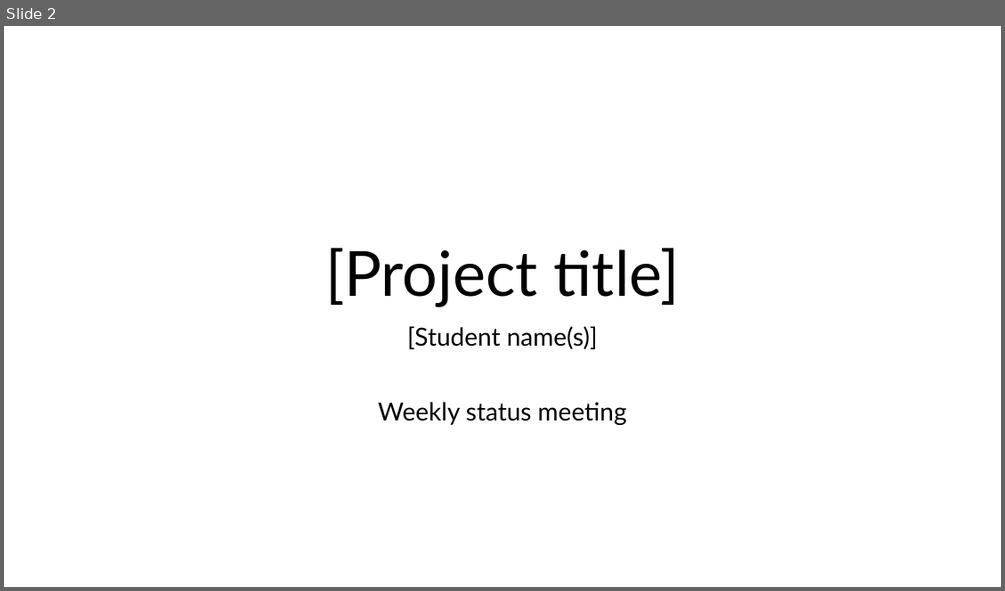
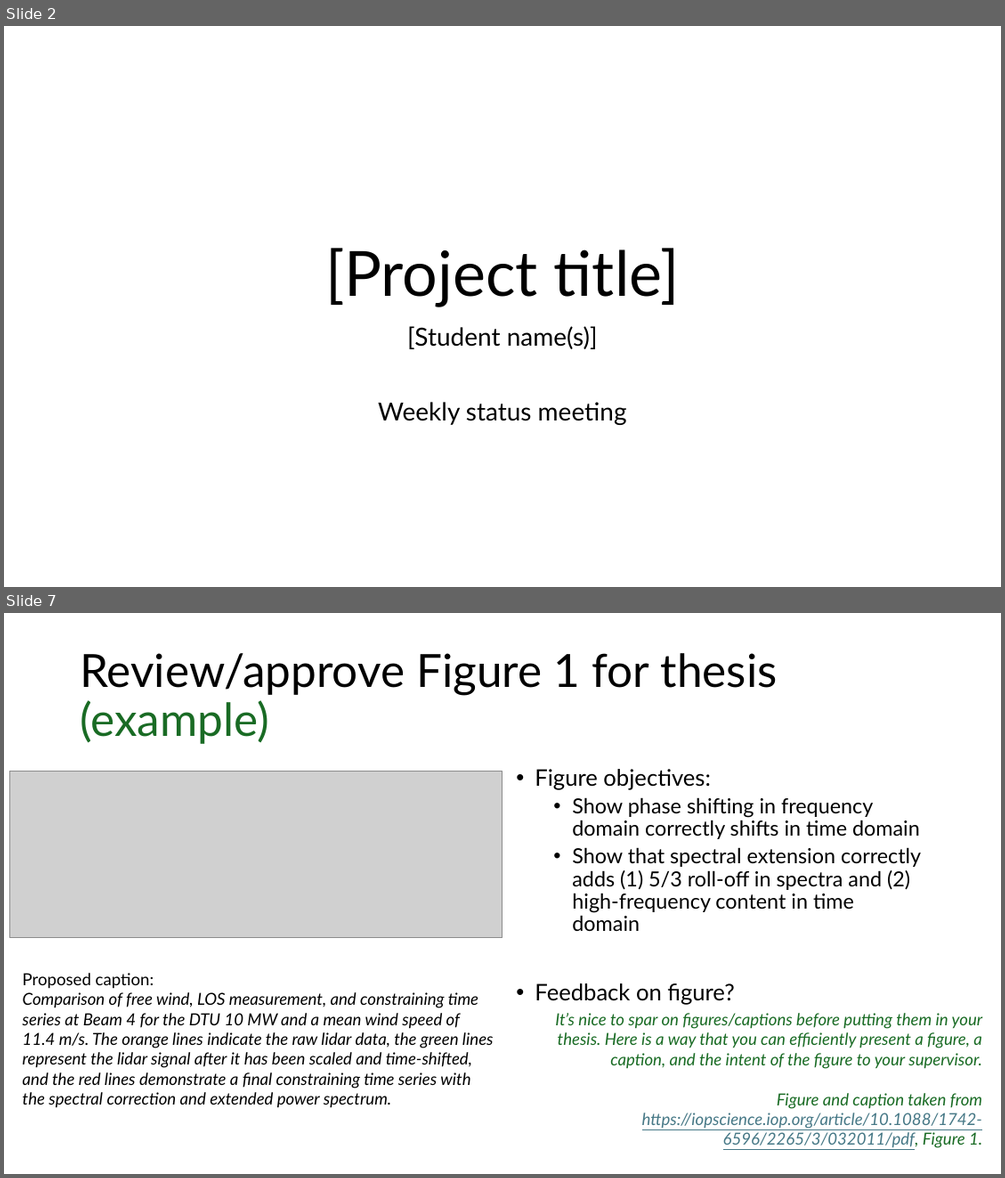
Before and after one commit to jennirinker/projects-with-jenni, a slide deck: docs/source/_static/YYYY.MM.DD_NAME_weekly.pptx. Shown one above the other, each under a label of ours: slide 2 before the commit, slides 2 and 7 after it; the slides between them are not shown. The pictures are 1005x591 and 1005x1178 pixels, drawn with LibreOffice and Linux fonts; fonts in the diff are those of the drawing; grey boxes stand for pictures. Boxes give left, top, right and bottom in pixels: in the first picture for what was removed or moved away, otherwise in the second. Text is boxed around its words. In the diff, an @@ line names an element or a change of style, - is before the commit and + after.

```diff
--- a/docs/source/_static/YYYY.MM.DD_NAME_weekly.pptx
+++ b/docs/source/_static/YYYY.MM.DD_NAME_weekly.pptx
@@ slide 7 added at (4, 613, 1001, 1174), background #FFFFFF @@
@@ title added at (80, 653, 777, 744), 44 pt, text #000000 @@
+Review/approve Figure 1 for thesis (example)
@@ picture added at (10, 771, 502, 938) @@
@@ text added at (534, 769, 921, 1005), 20 pt, text #000000 @@
+• Figure objectives:
+  • Show phase shifting in frequency domain correctly shifts in time domain
+  • Show that spectral extension correctly adds (1) 5/3 roll-off in spectra and (2) high-frequency content in time domain
+• Feedback on figure?
@@ text added at (23, 973, 494, 1108), 16 pt, text #000000, italic @@
+Proposed caption:
+Comparison of free wind, LOS measurement, and constraining time series at Beam 4 for the DTU 10 MW and a mean wind speed of 11.4 m/s. The orange lines indicate the raw lidar data, the green lines represent the lidar signal after it has been scaled and time-shifted, and the red lines demonstrate a final constraining time series with the spectral correction and extended power spectrum.
@@ text added at (555, 1013, 983, 1148), 16 pt, text #196B24, italic @@
+It’s nice to spar on figures/captions before putting them in your thesis. Here is a way that you can efficiently present a figure, a caption, and the intent of the figure to your supervisor.
+Figure and caption taken from https://iopscience.iop.org/article/10.1088/1742-6596/2265/3/032011/pdf, Figure 1.
```
Also in this commit, not shown: 1 slide changed, 5 other slides added, 5 slides removed.
